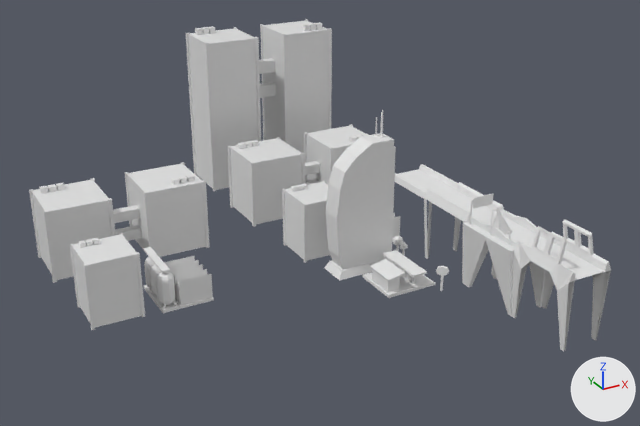
The Blender file assets/models/express.blend as it was, and as the next commit left it.
Both versions are drawn from a 50 mm lens placed at (-149.5, -165.9, 100.4), pointed at (-47.6, 19.3, 7.8). The lights are fixed; the arrows at lower right show +X, +Y and +Z.

Before the edit, the objects in view are built like this:
```python
ob_1_gas_station = bpy.data.objects.new('1_gas_station', me_cube_005)
ob_1_gas_station.parent = ob_props
ob_1_gas_station.location = (-36.0, -10.0, -0.17)
ob_2_factory_001 = bpy.data.objects.new('2_factory.001', me_cube_014)
ob_2_factory_001.parent = ob_props
ob_2_factory_001.location = (-88.45, 9.781, 0.0)
ob_2_factory_001.scale = (2.0, 2.0, 2.0)
ob_2_skyscraper_001 = bpy.data.objects.new('2_skyscraper.001', me_cube_003)
ob_2_skyscraper_001.parent = ob_props
ob_2_skyscraper_001.location = (-46.0, 1.0, 0.0)
ob_3_skyscraper_001 = bpy.data.objects.new('3_skyscraper.001', me_cube_008)
ob_3_skyscraper_001.parent = ob_props
ob_3_skyscraper_001.location = (-27.0, 72.0, 20.0)
ob_3_skyscraper_001.scale = (2.0, 2.0, 2.0)
ob_4_factory = bpy.data.objects.new('4_factory', me_cube_001)
ob_4_factory.parent = ob_props
ob_4_factory.location = (-32.88, 16.1, 0.0)
ob_4_factory.scale = (2.0, 2.0, 2.0)
ob_4_skyscraper = bpy.data.objects.new('4_skyscraper', me_cube_004)
ob_4_skyscraper.parent = ob_props
ob_4_skyscraper.location = (-51.0, 16.0, 0.0)
ob_4_skyscraper.scale = (1.5, 1.5, 1.5)
ob_4_skyscraper_001 = bpy.data.objects.new('4_skyscraper.001', me_cube_002)
ob_4_skyscraper_001.parent = ob_props
ob_4_skyscraper_001.location = (-27.0, 44.0, 0.0)
ob_4_skyscraper_001.scale = (2.0, 2.0, 2.0)
ob_5_tree_001 = bpy.data.objects.new('5_tree.001', me_circle_001)
ob_5_tree_001.parent = ob_props
ob_5_tree_001.location = (-33.29, 4.068, 0.0)
ob_border_001 = bpy.data.objects.new('border.001', me_border_001)
ob_border_001.parent = ob_road_part_a
ob_border_001.location = (0.0, 0.0, 0.0)
# also in view: 'road_part_b' at (0.0, 20.0, 0.0); 'border.002' at (0.0, 40.0, 0.6); '2_skyscraper.002' at (-94.6, 37.7, 9.4); 'border' at (0.0, 20.0, -8.7); 'road_part_a' at (0.0, 0.0, 0.0)
```
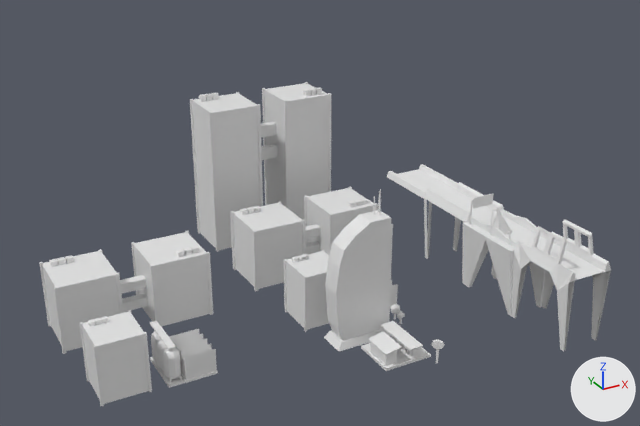
Commit message: lower express buildings

Where the change shows, as pixel boxes (x1, y1, x2, y2) in the pictures (640 x 426 px):
'3_skyscraper.001', mesh moved: before (186, 19, 332, 191); after (190, 82, 331, 252)
'2_skyscraper.002', mesh moved: before (29, 162, 210, 283); after (39, 231, 213, 354)
'4_skyscraper.001', mesh moved: before (228, 124, 369, 227); after (230, 186, 378, 291)
'2_skyscraper.001', mesh moved: before (325, 110, 396, 281); after (324, 189, 393, 351)
'3_skyscraper.003', mesh moved: before (70, 233, 145, 330); after (80, 310, 152, 406)
'2_factory.001', mesh moved: before (143, 247, 214, 313); after (150, 321, 218, 388)
'4_skyscraper', mesh moved: before (282, 181, 330, 263); after (284, 250, 329, 332)
'1_gas_station', mesh moved: before (363, 250, 449, 298); after (361, 321, 445, 371)
'4_factory', mesh moved: before (392, 213, 400, 242); after (390, 280, 398, 306)
'5_tree.001', mesh moved: before (393, 236, 403, 251); after (390, 304, 400, 319)

Diff of the bpy script that builds the scene:
```diff
--- a/assets/models/express.blend.py
+++ b/assets/models/express.blend.py
@@ me_cube_001 @@
 me_cube_001.from_pydata(...)  # 492 vertices, 439 faces; spans x -4.08..2.02, y -3.41..4.17, z -0.2..4.65
 # used by ob_4_factory; parent = ob_props; location = (-32.88, 16.1, 0.0); scale = (2.0, 2.0, 2.0)
+# me_cube_001 part 1: the whole mesh is moved by (0.0, 0.0, -10.0)
 me_cube_001.materials.append(mat_material_001)
@@ me_cube_002 @@
 me_cube_002.from_pydata(...)  # 256 vertices, 220 faces; spans x -16.0..4.0, y -4.0..4.0, z -0.2..9.6
 # used by ob_4_skyscraper_001; parent = ob_props; location = (-27.0, 44.0, 0.0); scale = (2.0, 2.0, 2.0)
+# me_cube_002 part 2: the whole mesh is moved by (0.0, 0.0, -10.0)
 me_cube_002.materials.append(mat_material_002)
@@ me_cube_003 @@
 me_cube_003.from_pydata(...)  # 128 vertices, 116 faces; spans x -8.7..8.4, y -3.8..3.8, z 0.0..39.6
 # used by ob_2_skyscraper_001; parent = ob_props; location = (-46.0, 1.0, 0.0)
+# me_cube_003 part 3: the whole mesh is moved by (0.0, 0.0, -20.0)
 me_cube_003.materials.append(mat_material_003)
@@ me_cube_004 @@
 me_cube_004.from_pydata(...)  # 112 vertices, 96 faces; spans x -4.04..3.97, y -3.99..3.93, z -0.18..10.9
 # used by ob_4_skyscraper; parent = ob_props; location = (-51.0, 16.0, 0.0); scale = (1.5, 1.5, 1.5)
+# me_cube_004 part 4: the whole mesh is moved by (0.0, 0.0, -13.33)
 me_cube_004.materials.append(mat_material_004)
@@ me_cube_005 @@
 me_cube_005.from_pydata(...)  # 3790 vertices, 3245 faces; spans x -12.8..1.4, y -9.9..6.7, z 0.2..6.5
 # used by ob_1_gas_station; parent = ob_props; location = (-36.0, -10.0, -0.17)
+# me_cube_005 part 5: the whole mesh is moved by (0.0, 0.0, -20.0)
@@ me_circle_001 @@
 me_circle_001.from_pydata(...)  # 60 vertices, 52 faces; spans x -1.34..1.34, y -1.27..1.27, z 0.0..4.38
 # used by ob_5_tree_001; parent = ob_props; location = (-33.29, 4.068, 0.0)
+# me_circle_001 part 6: the whole mesh is moved by (0.0, 0.0, -20.0)
@@ me_cube_008 @@
 me_cube_008.from_pydata(...)  # 352 vertices, 308 faces; spans x -16.0..4.0, y -4.0..4.0, z -10.0..12.9
 # used by ob_3_skyscraper_001; parent = ob_props; location = (-27.0, 72.0, 20.0); scale = (2.0, 2.0, 2.0)
+# me_cube_008 part 7: the whole mesh is moved by (0.0, 0.0, -10.0)
 me_cube_008.materials.append(mat_material_002)
@@ me_cube_014 @@
 me_cube_014.from_pydata(...)  # 492 vertices, 439 faces; spans x -4.08..2.02, y -3.41..4.17, z -0.2..4.65
 # used by ob_2_factory_001; parent = ob_props; location = (-88.45, 9.781, 0.0); scale = (2.0, 2.0, 2.0)
+# me_cube_014 part 8: the whole mesh is moved by (0.0, 0.0, -10.0)
 me_cube_014.materials.append(mat_material_001)
@@ me_cube_015 @@
 me_cube_015.from_pydata(...)  # 256 vertices, 220 faces; spans x -16.0..4.0, y -4.0..4.0, z -0.2..9.6
 # used by ob_2_skyscraper_002; parent = ob_props; location = (-82.57, 37.68, 0.0); scale = (2.0, 2.0, 2.0)
+# me_cube_015 part 9: the whole mesh is moved by (0.0, 0.0, -10.0)
 me_cube_015.materials.append(mat_material_002)
@@ me_cube_016 @@
 me_cube_016.from_pydata(...)  # 112 vertices, 96 faces; spans x -4.04..3.97, y -3.99..3.93, z -0.18..10.9
 # used by ob_3_skyscraper_003; parent = ob_props; location = (-106.6, 9.678, 0.0); scale = (1.5, 1.5, 1.5)
+# me_cube_016 part 10: the whole mesh is moved by (0.0, 0.0, -13.33)
 me_cube_016.materials.append(mat_material_004)
```
